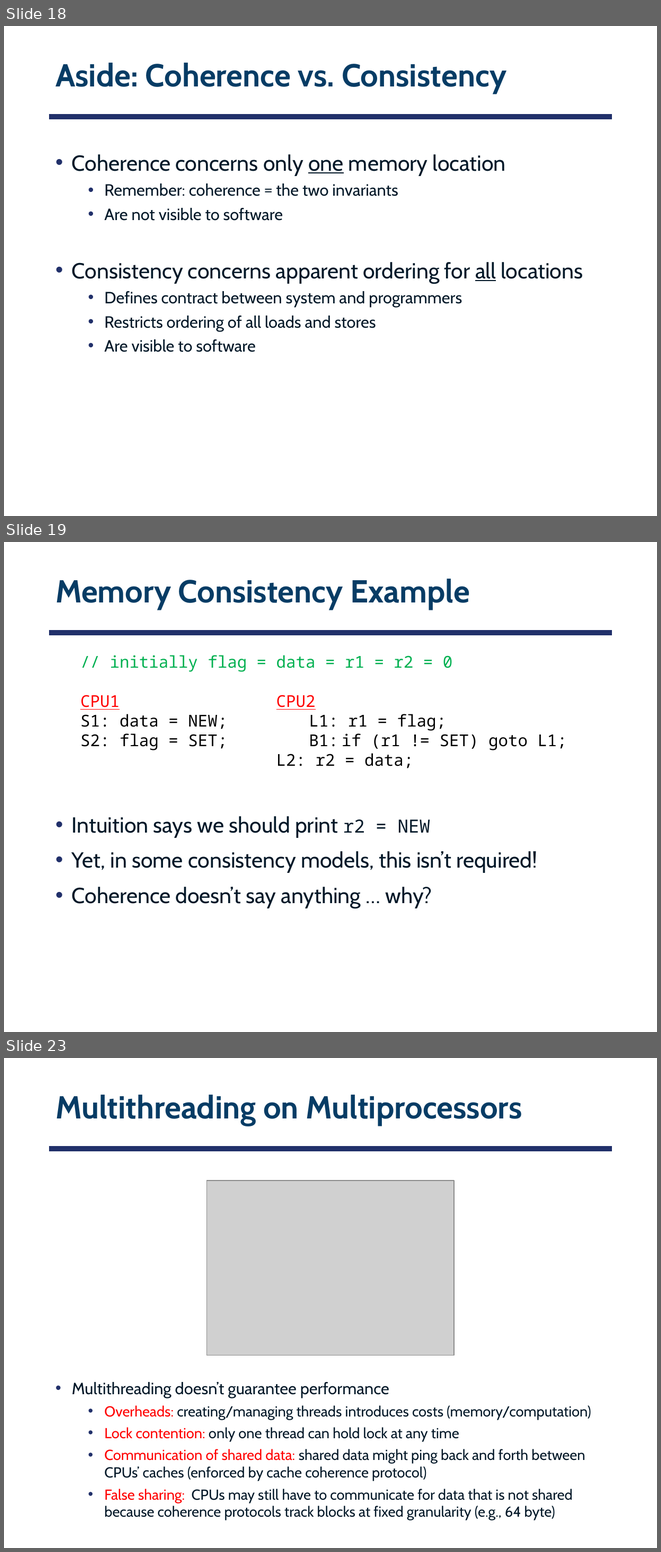
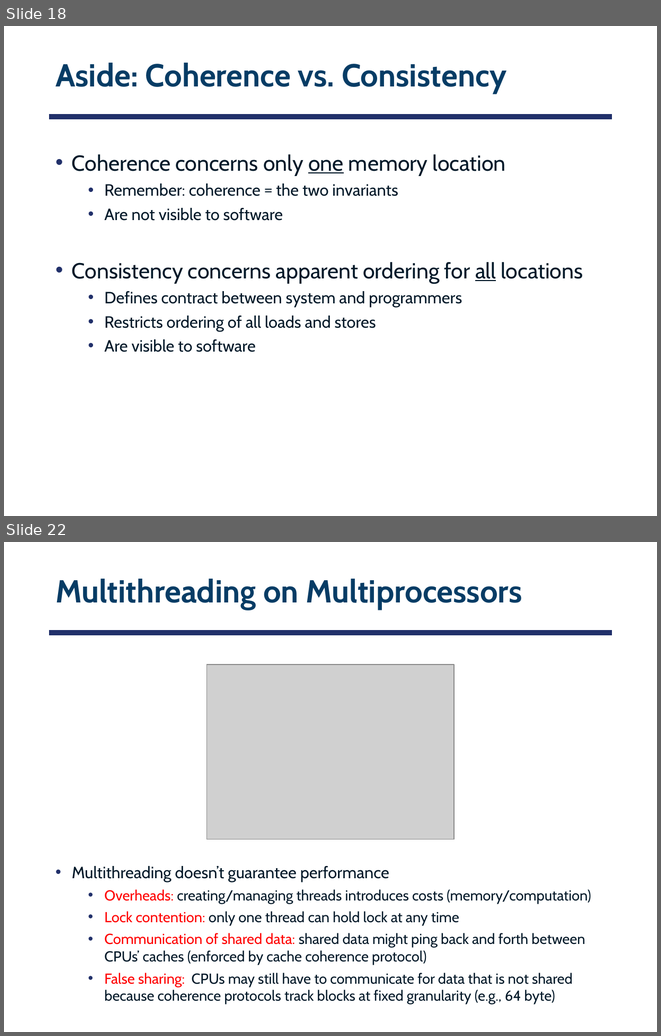
Before and after one commit to smajidzahedi/ECE350, a slide deck: Lectures/05-multiprocessor.pptx. Shown one above the other, each under a label of ours: slides 18, 19 and 23 before the commit, slides 18 and 22 after it; the slides between them are not shown. The pictures are 661x1552 and 661x1036 pixels, drawn with LibreOffice and Linux fonts; fonts in the diff are those of the drawing; grey boxes stand for pictures. Boxes give left, top, right and bottom in pixels: in the first picture for what was removed or moved away, otherwise in the second. Text is boxed around its words. In the diff, an @@ line names an element or a change of style, - is before the commit and + after.

```diff
--- a/Lectures/05-multiprocessor.pptx
+++ b/Lectures/05-multiprocessor.pptx
@@ slide 19 removed at [4, 542, 657, 1032], background #FFFFFF; not listed: 1 template element that a slide beside it also shows @@
@@ title removed at [55, 579, 470, 610] @@
-Memory Consistency Example
@@ text removed at [80, 655, 567, 768] @@
-// initially flag = data = r1 = r2 = 0
-CPU1 CPU2
-S1: data = NEW; L1: r1 = flag;
-S2: flag = SET; B1: if (r1 != SET) goto L1;
-L2: r2 = data;
@@ text removed at [72, 816, 537, 908] @@
-• Intuition says we should print r2 = NEW
-• Yet, in some consistency models, this isn’t required!
-• Coherence doesn’t say anything … why?
@@ what was slide 23 is now slide 22 @@
```
Also in this commit, not shown: 3 slides changed, 1 other file.
